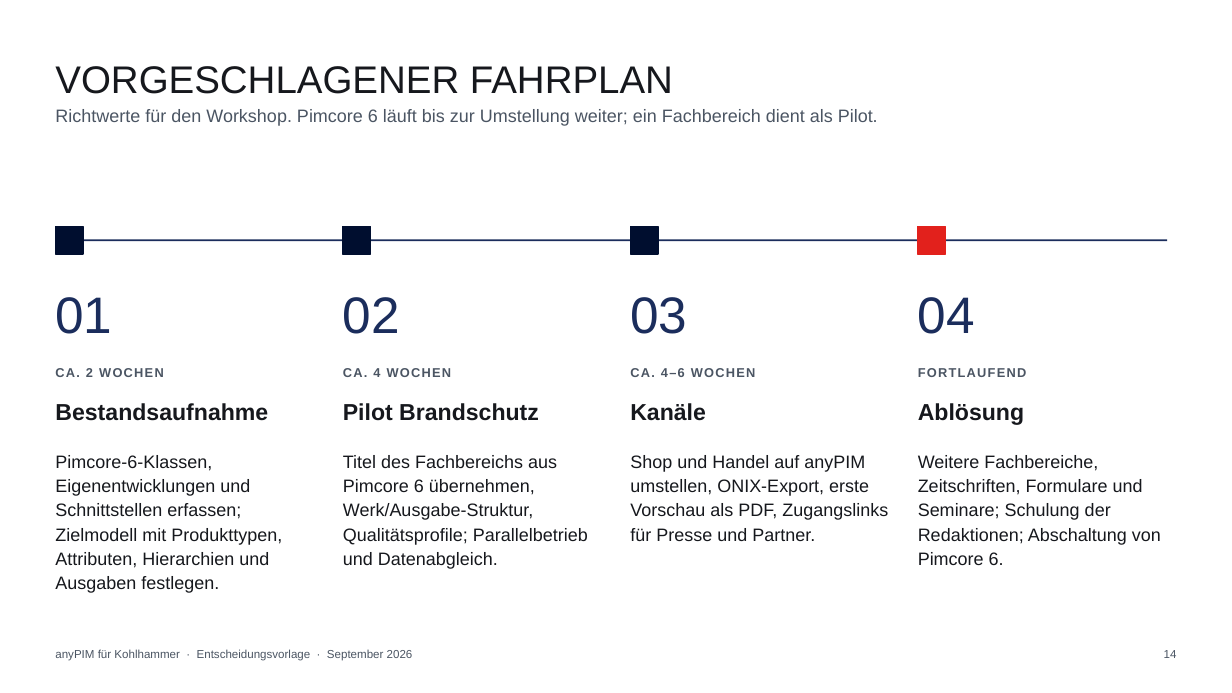
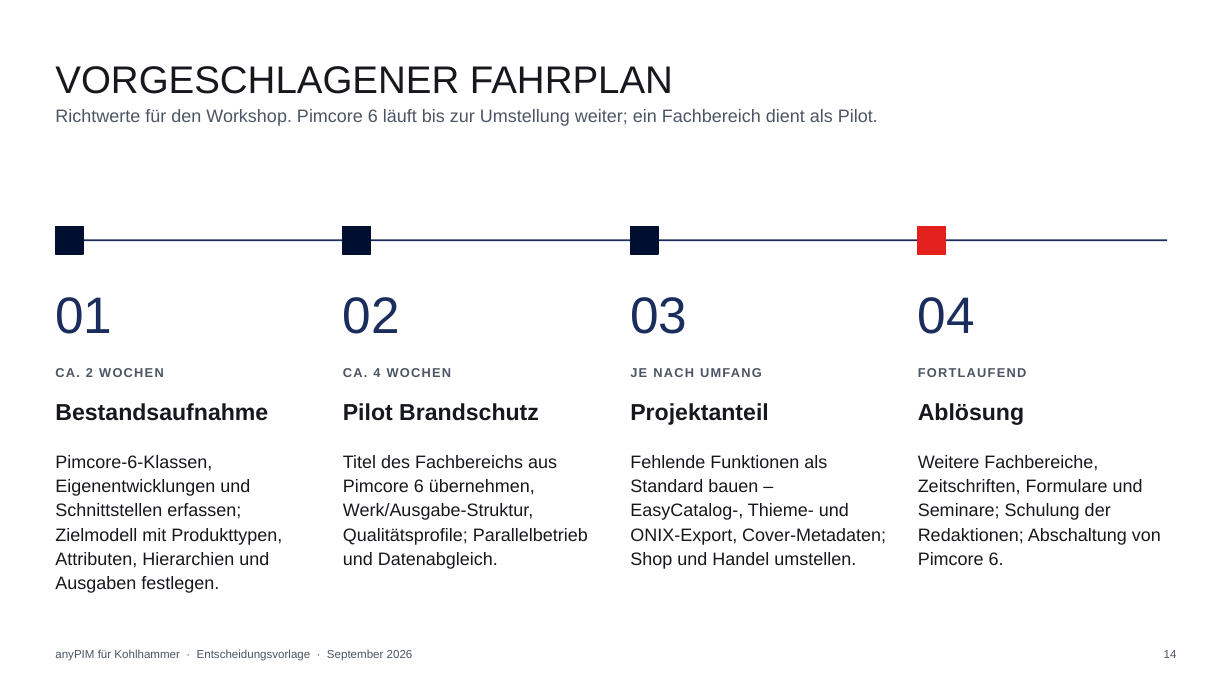
Before and after one commit to incoxx/publixx-pim, a slide deck: slide 14 of docs/sales/kohlhammer-anypim-vs-pimcore.pptx. Drawn at 1232x693 pixels with LibreOffice and Linux fonts; fonts in the diff are those of the drawing. Boxes give left, top, right and bottom in pixels: in the first picture for what was removed or moved away, otherwise in the second. Text is boxed around its words. In the diff, an @@ line names an element or a change of style, - is before the commit and + after.

```diff
--- a/docs/sales/kohlhammer-anypim-vs-pimcore.pptx
+++ b/docs/sales/kohlhammer-anypim-vs-pimcore.pptx
@@ text at <box>630,368,762,377</box>: text changed @@
-CA. 4–6 WOCHEN
+JE NACH UMFANG
@@ text at <box>630,403,768,425</box>: text changed @@
-Kanäle
+Projektanteil
@@ text at <box>630,455,886,569</box>: text changed @@
-Shop und Handel auf anyPIM umstellen, ONIX-Export, erste Vorschau als PDF, Zugangslinks für Presse und Partner.
+Fehlende Funktionen als Standard bauen – EasyCatalog-, Thieme- und ONIX-Export, Cover-Metadaten; Shop und Handel umstellen.
```
Also in this commit, not shown: 4 other slides changed, 2 slides added, 2 slides removed, 1 other file.
